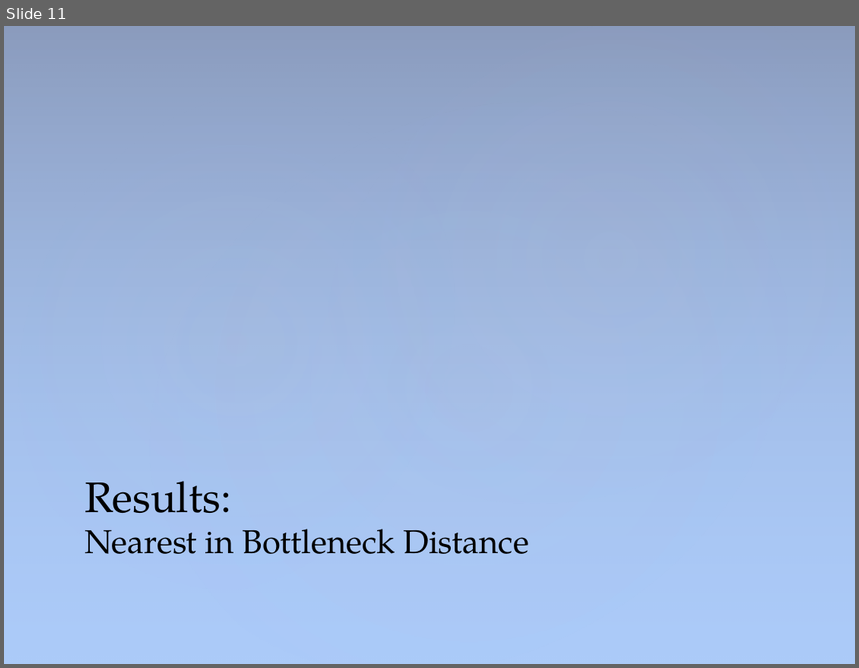
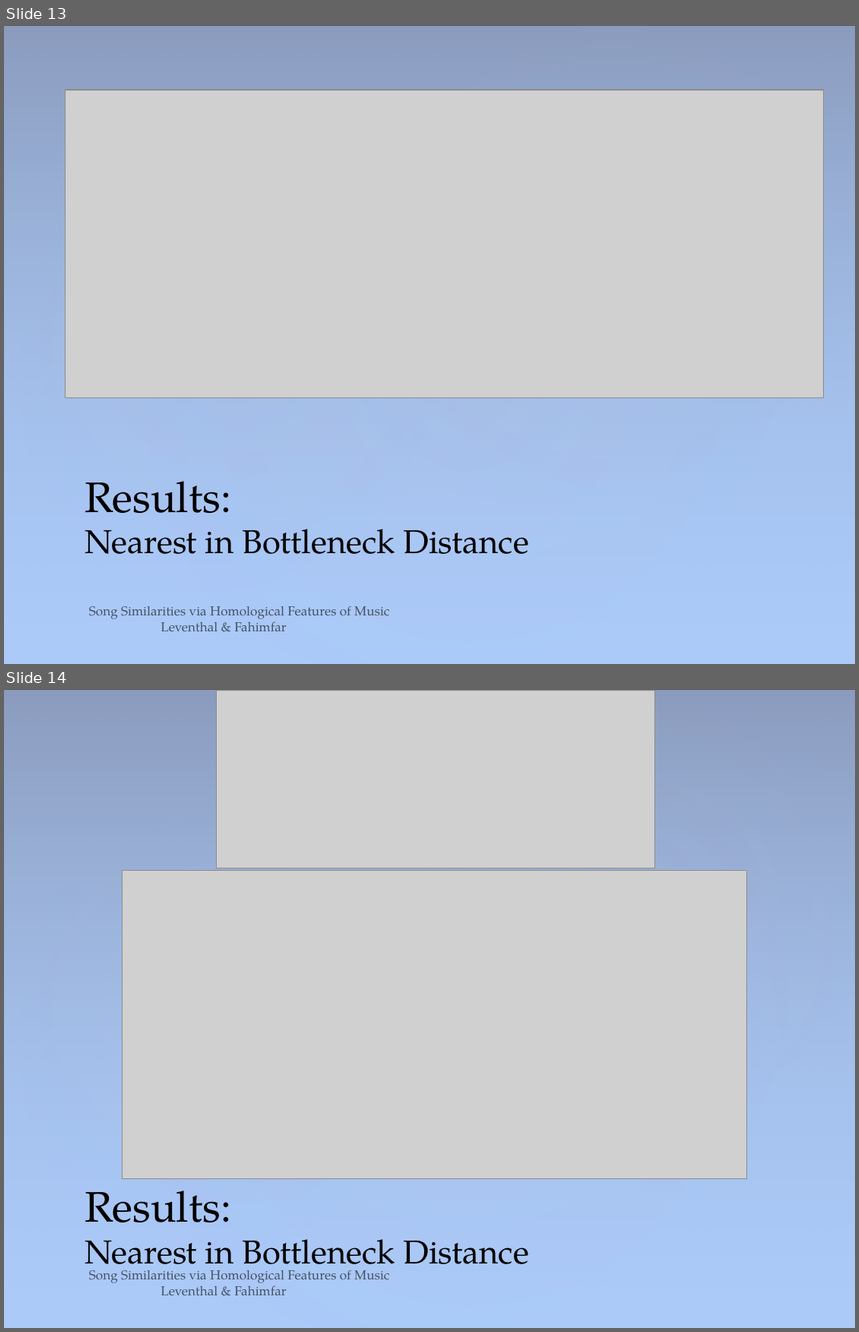
Before and after one commit to sam-lev/Classifications-Of-Songs-via-Homology-of-Chroma-Features, a slide deck: project/presentation/PresentationPowerPoint.pptx. Shown one above the other, each under a label of ours: slide 11 before the commit, slides 13 and 14 after it. The pictures are 859x668 and 859x1332 pixels, drawn with LibreOffice and Linux fonts; fonts in the diff are those of the drawing; grey boxes stand for pictures. Boxes give left, top, right and bottom in pixels: in the first picture for what was removed or moved away, otherwise in the second. Text is boxed around its words. In the diff, an @@ line names an element or a change of style, - is before the commit and + after.

Commit message:
presentation and started shortloop and counting homological features in songs and their size to approximate which keys

```diff
--- a/project/presentation/PresentationPowerPoint.pptx
+++ b/project/presentation/PresentationPowerPoint.pptx
@@ slide 14 added at bbox=[4, 690, 855, 1328], background #ACCBF9; not listed: 4 template elements that a slide beside it also shows @@
@@ picture added at bbox=[217, 690, 655, 868] @@
@@ picture added at bbox=[123, 870, 747, 1179] @@
@@ title added at bbox=[85, 1177, 529, 1276], 28 pt, text #000000 @@
+Results:
+Nearest in Bottleneck Distance
@@ text added at bbox=[89, 1271, 389, 1296], 11 pt, text #000000 at 60% opacity @@
+Song Similarities via Homological Features of Music Leventhal & Fahimfar
@@ what was slide 11 is now slide 13 @@
@@ slide 13 changed as well @@
@@ picture added at bbox=[66, 90, 824, 398] @@
@@ text added at bbox=[89, 607, 389, 632], 11 pt, text #000000 at 60% opacity @@
+Song Similarities via Homological Features of Music Leventhal & Fahimfar
```
Also in this commit, not shown: 12 other slides changed, 8 other slides added, 4 slides removed, 38 other files.
